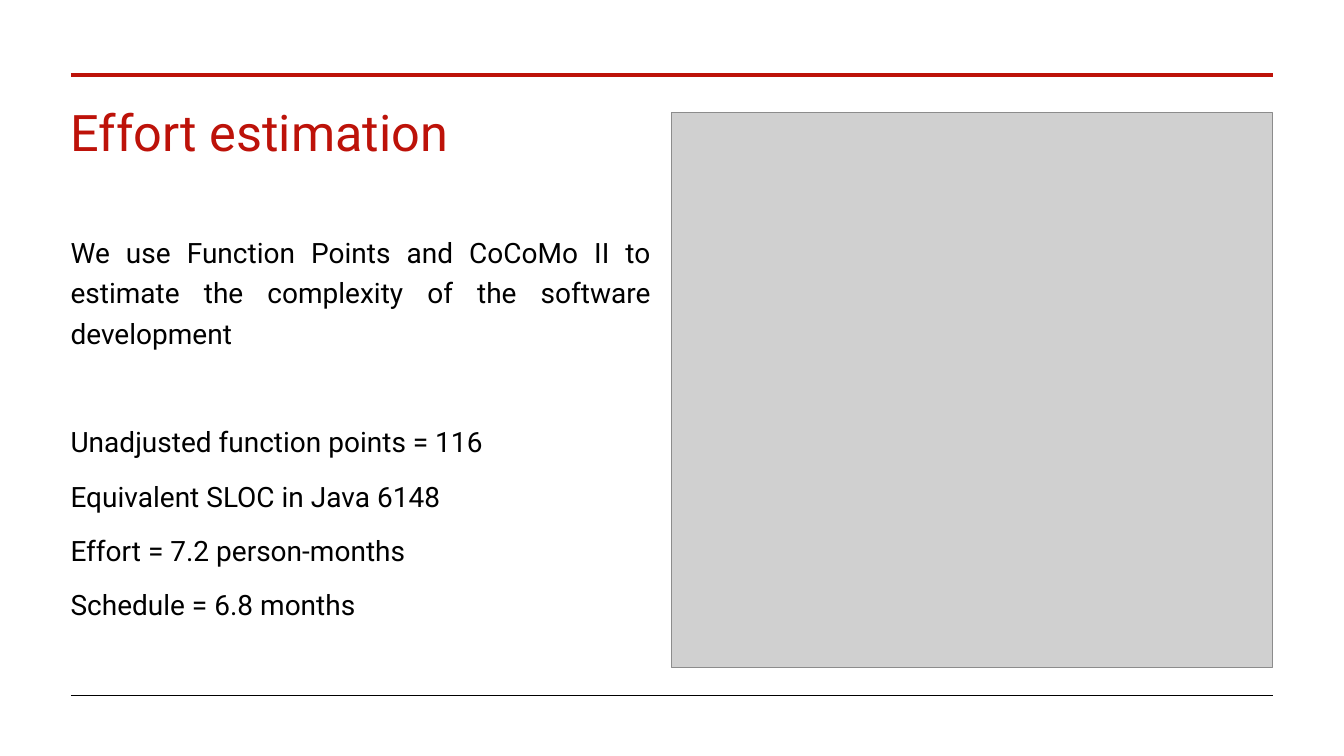
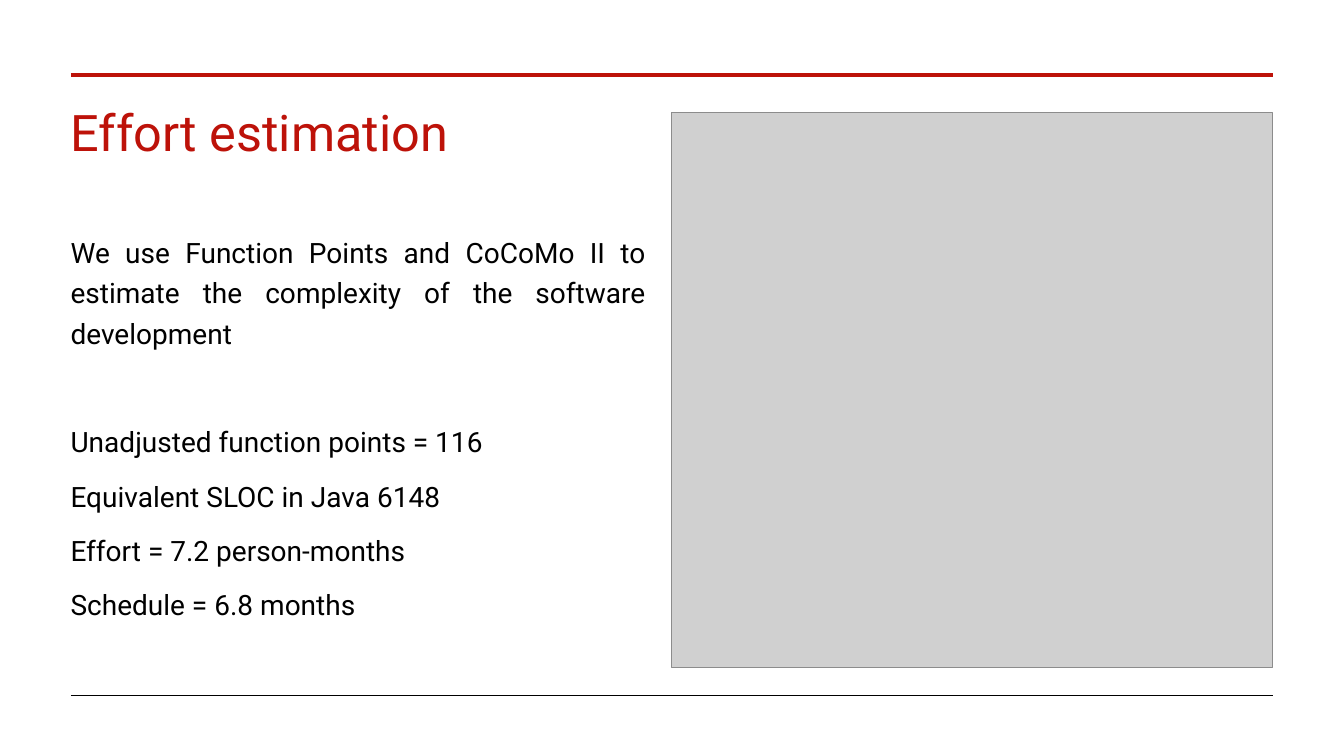
Before and after one commit to mauroficorella/LABAP, a slide deck: slide 12 of Documentation/Presentation.pptx. Drawn at 1344x756 pixels with LibreOffice and Linux fonts; fonts in the diff are those of the drawing; grey boxes stand for pictures. Boxes give left, top, right and bottom in pixels: in the first picture for what was removed or moved away, otherwise in the second. Text is boxed around its words. In the diff, an @@ line names an element or a change of style, - is before the commit and + after.

```diff
--- a/Documentation/Presentation.pptx
+++ b/Documentation/Presentation.pptx
@@ text "We use Function Points and ..." rewrapped from [71,242,651,616] to [71,242,645,616] @@
```
Also in this commit, not shown: 8 other slides changed.
